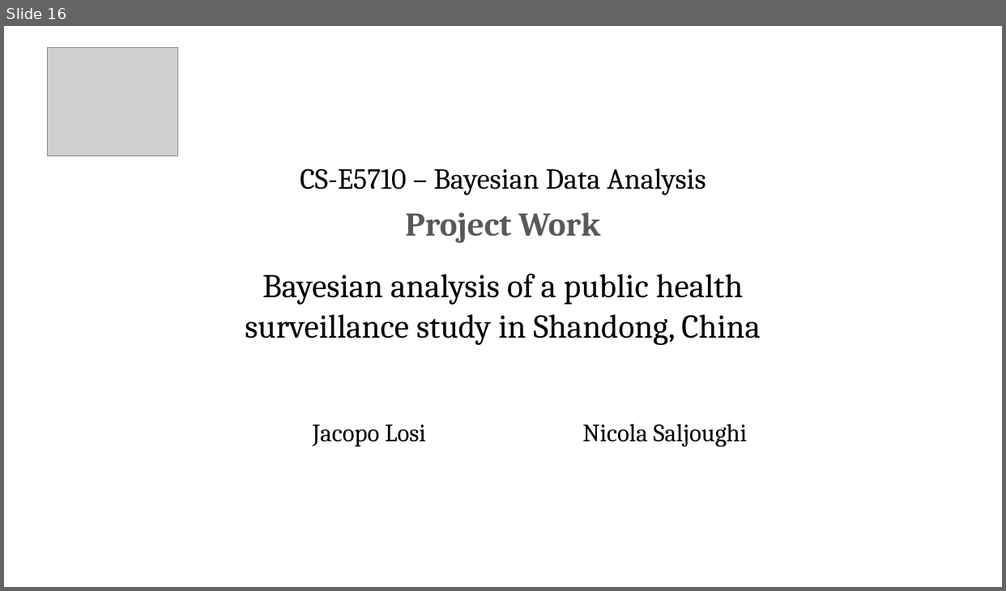
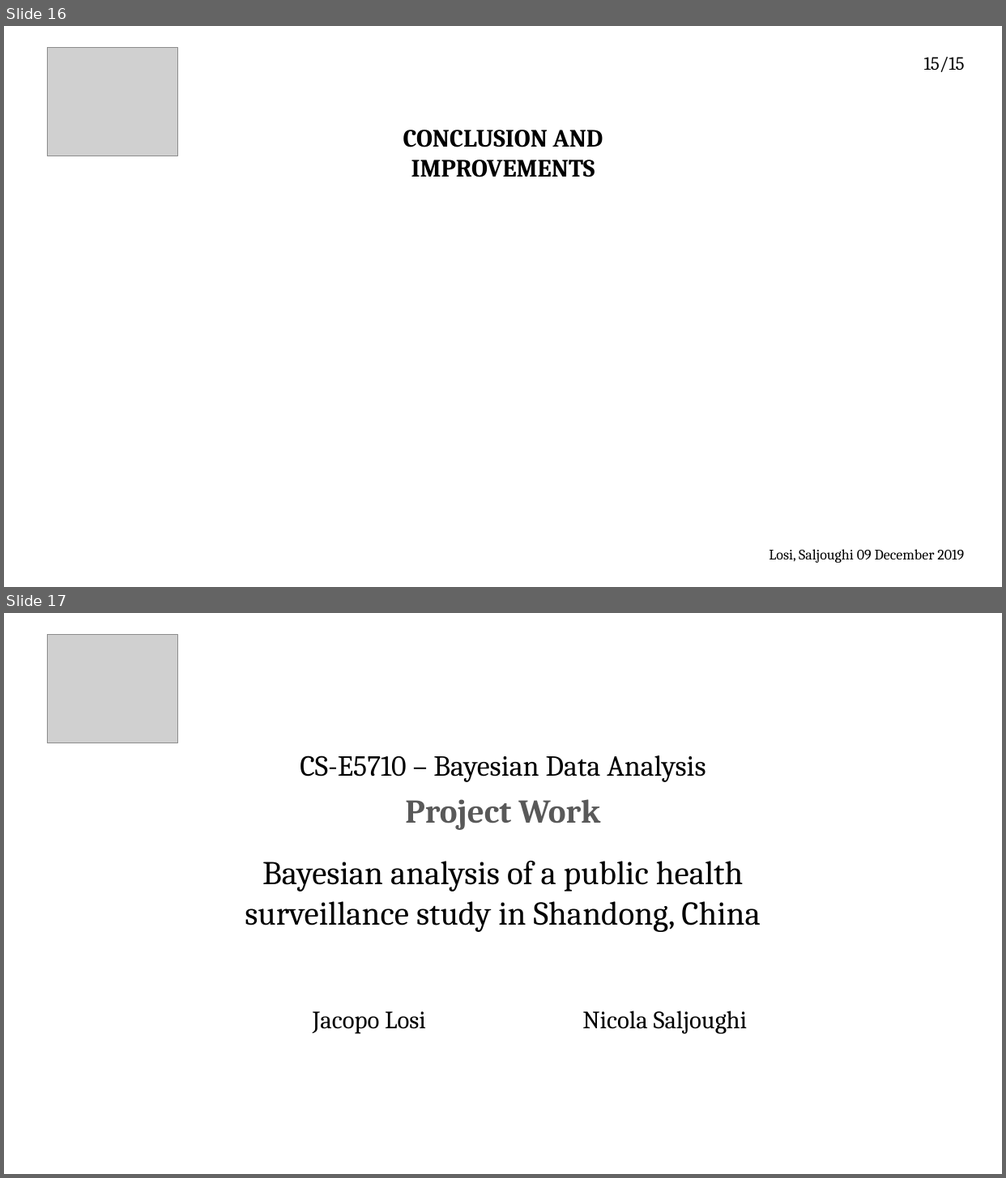
Before and after one commit to Losijacopo/Bayesian_data_ananlysis_project, a slide deck: last_presentation.pptx. Shown one above the other, each under a label of ours: slide 16 before the commit, slides 16 and 17 after it. The pictures are 1006x591 and 1006x1178 pixels, drawn with LibreOffice and Linux fonts; fonts in the diff are those of the drawing; grey boxes stand for pictures. Boxes give left, top, right and bottom in pixels: in the first picture for what was removed or moved away, otherwise in the second. Text is boxed around its words. In the diff, an @@ line names an element or a change of style, - is before the commit and + after.

```diff
--- a/last_presentation.pptx
+++ b/last_presentation.pptx
@@ slide 16 added at box(4, 26, 1002, 587), background #FFFFFF @@
@@ picture added at box(48, 48, 177, 156) @@
@@ text added at box(924, 57, 965, 72), 18 pt, text #000000 @@
+15/15
@@ text added at box(403, 130, 603, 177), 24 pt, text #000000, bold @@
+CONCLUSION AND IMPROVEMENTS
@@ text added at box(769, 549, 964, 563), 14 pt, text #000000 @@
+Losi, Saljoughi 09 December 2019
@@ what was slide 16 is now slide 17 @@
```
Also in this commit, not shown: 14 slides changed, 1 other file.
